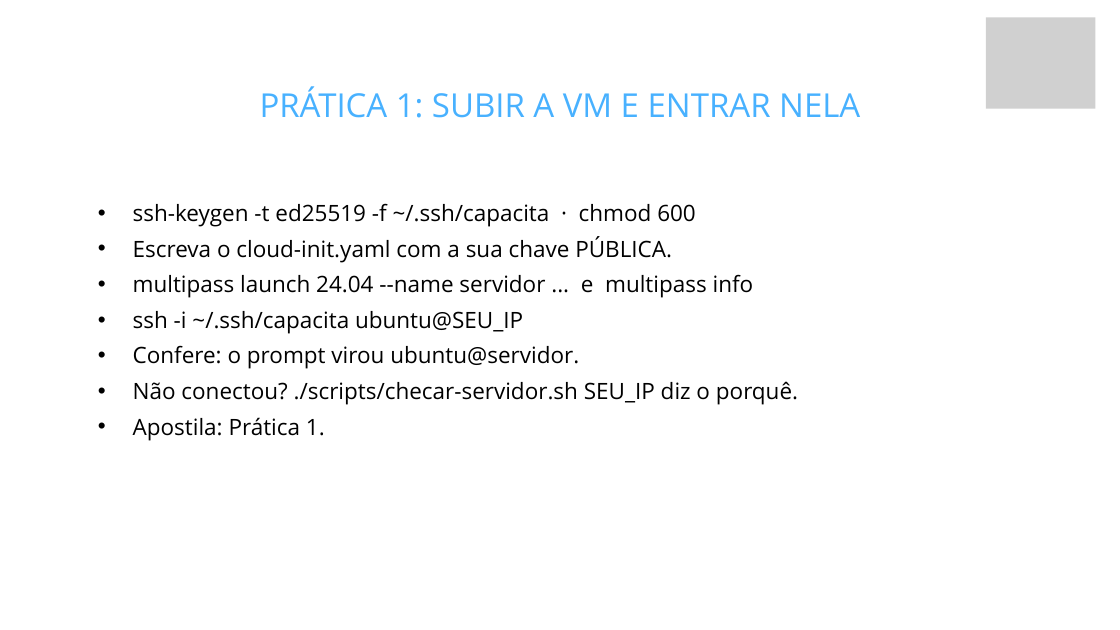
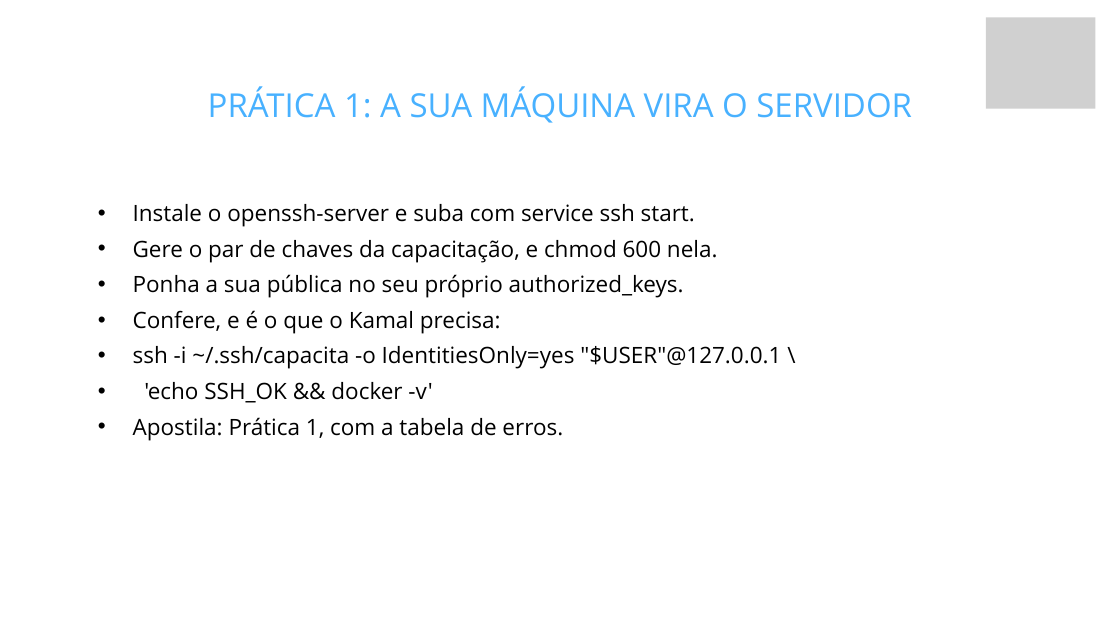
Before and after one commit to fabriciosiqueira08/capacitacao-gabarito, a slide deck: slide 19 of slides/build/aula-04-servidor-docker-kamal-e-deploy.pptx (slide 18 before the commit). Drawn at 1120x630 pixels with LibreOffice and Linux fonts; fonts in the diff are those of the drawing; grey boxes stand for pictures; background and template pictures are left out. Boxes give left, top, right and bottom in pixels: in the first picture for what was removed or moved away, otherwise in the second. Text is boxed around its words. In the diff, an @@ line names an element or a change of style, - is before the commit and + after.

Commit message:
O servidor vira a própria máquina, e a apostila ganha capa
Duas mudanças independentes.

## A Aula 4 perde a VM

A VM separada custava mais do que ensinava. No Windows, o aluno acabava com
duas máquinas virtuais (o WSL2 onde programa e a VM servidor) que por padrão
não se enxergam, e boa parte do encontro virava configuração de rede.

Agora o servidor é a máquina onde ele já programa: o WSL2 no Windows, o
sistema em Linux e macOS. O Kamal não sabe onde a máquina está — ele conecta
por SSH e roda docker do outro lado —, então basta o endereço ser 127.0.0.1.

O que o aluno faz: instala o openssh-server, gera um par de chaves, põe a
própria pública no seu authorized_keys, e conecta em si mesmo. É literalmente
o que se faz num servidor alugado, com o mesmo comando.

O deploy.yml ganhou padrões que cobrem esse caso sem configuração:
SERVER_IP cai para 127.0.0.1, KAMAL_SSH_USER para $USER, e o run_directory
explícito saiu (o padrão do Kamal é .kamal no home, que funciona em qualquer
sistema e login). Validado com `kamal config` sem variável nenhuma definida.

O que era provisionamento de Ubuntu (apt upgrade, ufw, Docker do repositório
oficial, swap, endurecer o sshd) migrou inteiro para o apêndice de nuvem, que
é onde faz sentido: lá a máquina é crua e está exposta. O apêndice ganhou uma
seção 2 só para isso.

Saldo: a aula cai de 5h17 para 4h31 sem cortes, e de 8 para 7 práticas. O que
saiu foi criar máquina, esperar download de imagem e configurar rede. O
scripts/checar-servidor.sh foi apagado: o diagnóstico virou uma linha.

## A apostila ganha capa, rodapé e a página de versões

- Capa em azul da marca, com a logo da Automic (branca, então o fundo escuro
  não é escolha estética: é o que a logo pede). Título, régua laranja, resumo,
  e a assinatura ancorada no rodapé. Página nomeada no CSS para a capa não
  levar número nem rodapé.
- Rodapé de todas as páginas: Fabrício Siqueira · Automic Jr. · 2026.
- Nova docs/versoes.md: as versões exatas de tudo, tiradas do .ruby-version,
  do Gemfile.lock, do compose.yaml e do Dockerfile — então são o que roda, e
  não o que se pretendia rodar. Tem também um bloco para conferir tudo de uma
  vez, e uma nota sobre o que envelhece mais rápido (Rails e Kamal) para quem
  ler isso daqui a dois anos.

```diff
--- a/slides/build/aula-04-servidor-docker-kamal-e-deploy.pptx
+++ b/slides/build/aula-04-servidor-docker-kamal-e-deploy.pptx
@@ text at [208, 86, 912, 123]: text changed @@
-PRÁTICA 1: SUBIR A VM E ENTRAR NELA
+PRÁTICA 1: A SUA MÁQUINA VIRA O SERVIDOR
@@ text at [133, 204, 781, 441]: text changed @@
-  • ssh-keygen -t ed25519 -f ~/.ssh/capacita · chmod 600
-  • Escreva o cloud-init.yaml com a sua chave PÚBLICA.
-  • multipass launch 24.04 --name servidor ... e multipass info
-  • ssh -i ~/.ssh/capacita ubuntu@SEU_IP
-  • Confere: o prompt virou ubuntu@servidor.
-  • Não conectou? ./scripts/checar-servidor.sh SEU_IP diz o porquê.
-  • Apostila: Prática 1.
+  • Instale o openssh-server e suba com service ssh start.
+  • Gere o par de chaves da capacitação, e chmod 600 nela.
+  • Ponha a sua pública no seu próprio authorized_keys.
+  • Confere, e é o que o Kamal precisa:
+  • ssh -i ~/.ssh/capacita -o IdentitiesOnly=yes "$USER"@127.0.0.1 \
+  • 'echo SSH_OK && docker -v'
+  • Apostila: Prática 1, com a tabela de erros.
```
Also in this commit, not shown: 14 other slides changed, 3 slides added, 12 slides removed, 57 other files.
